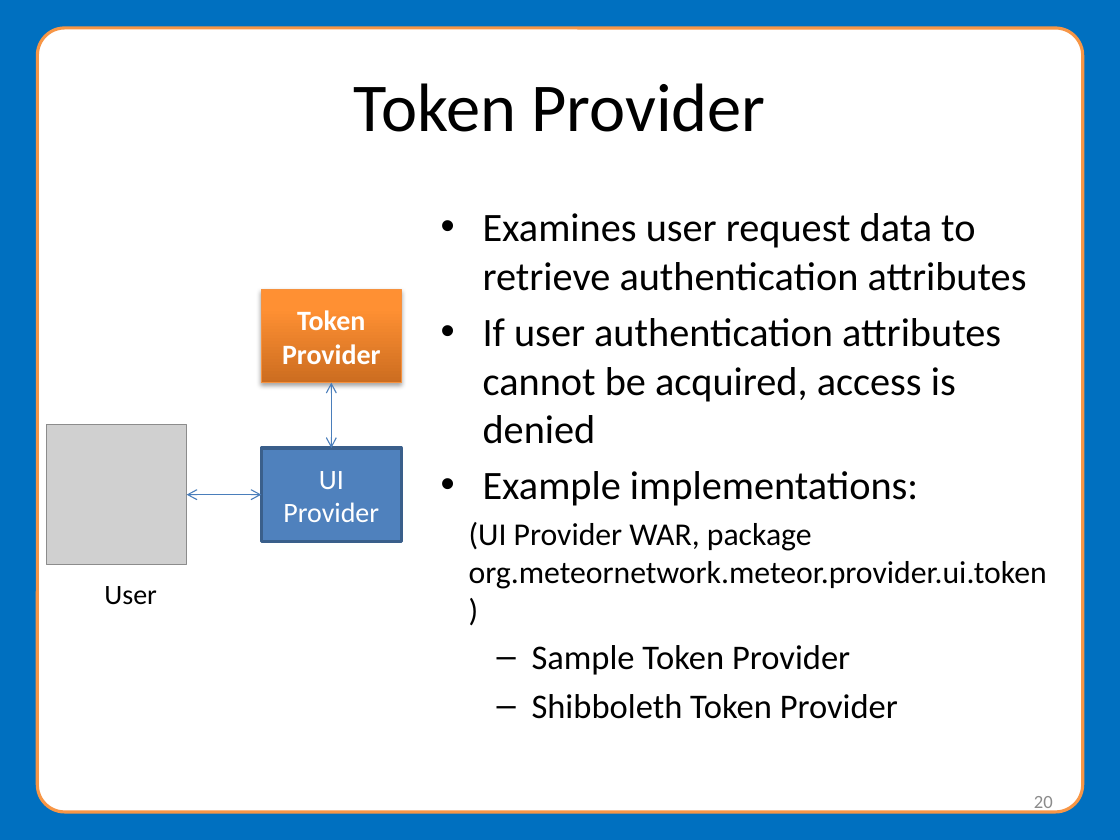
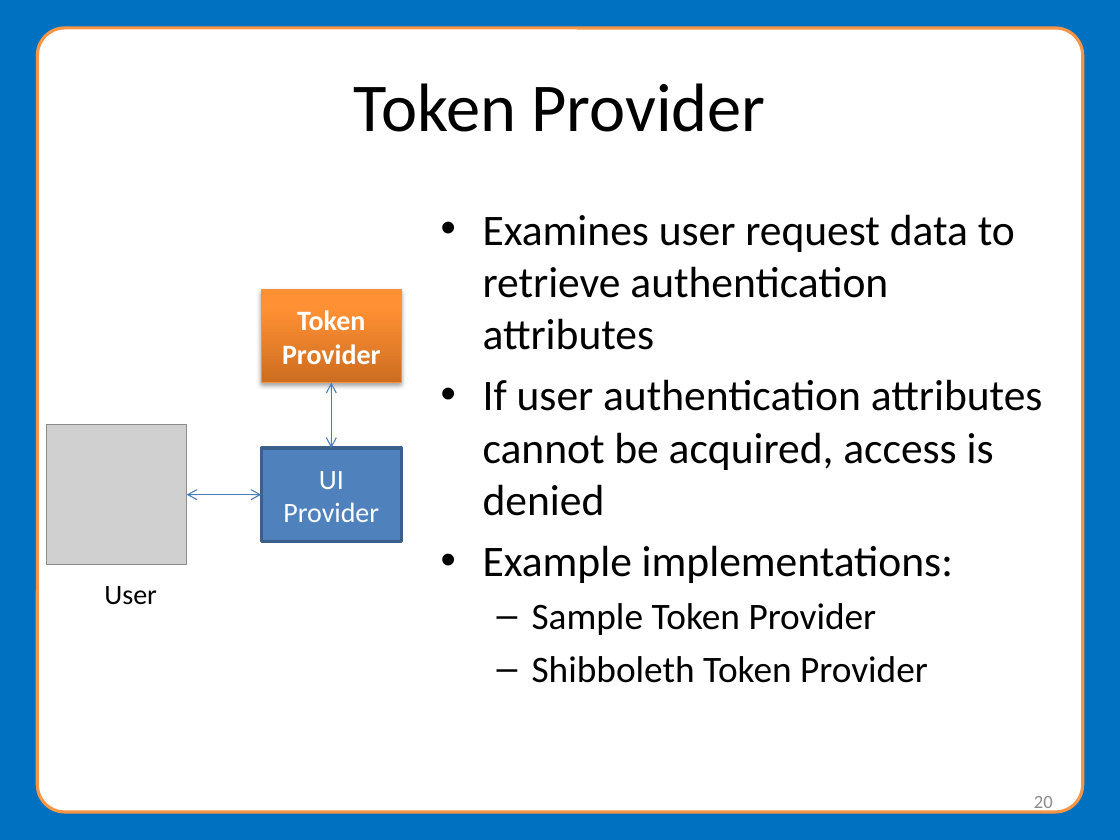
Before and after one commit to NationalStudentClearinghouse/Meteor4, a slide deck: slide 20 of docs/webinar/MeteorWebinarPresentation.pptx. Drawn at 1120x840 pixels with LibreOffice and Linux fonts; fonts in the diff are those of the drawing; grey boxes stand for pictures; background and template pictures are left out. Boxes give left, top, right and bottom in pixels: in the first picture for what was removed or moved away, otherwise in the second. Text is boxed around its words. In the diff, an @@ line names an element or a change of style, - is before the commit and + after.

```diff
--- a/docs/webinar/MeteorWebinarPresentation.pptx
+++ b/docs/webinar/MeteorWebinarPresentation.pptx
@@ text "Examines user request data to ..." at (483, 214, 1043, 683): size 25.9 to 28 pt in "Examines user request data to retrieve authentication ...", "If user authentication attributes cannot be acquired, ...", "Example implementations:"; size 22.2 to 24 pt in "Sample Token Provider", "Shibboleth Token Provider" @@
@@ text at (469, 522, 1047, 589): paragraph removed @@
-  (UI Provider WAR, package org.meteornetwork.meteor.provider.ui.token)
```
Also in this commit, not shown: 7 other slides changed, 17 slides added.
